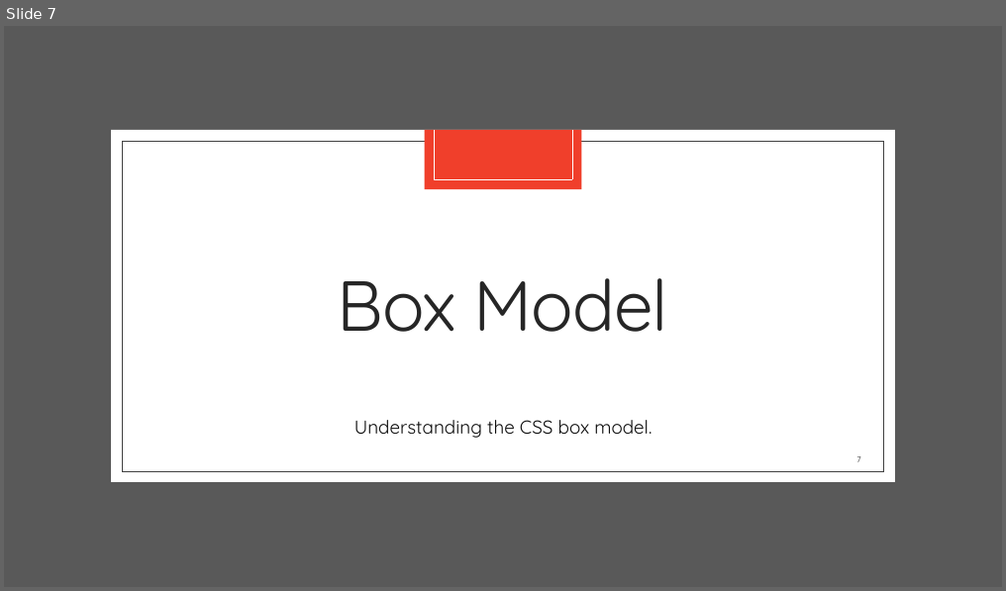
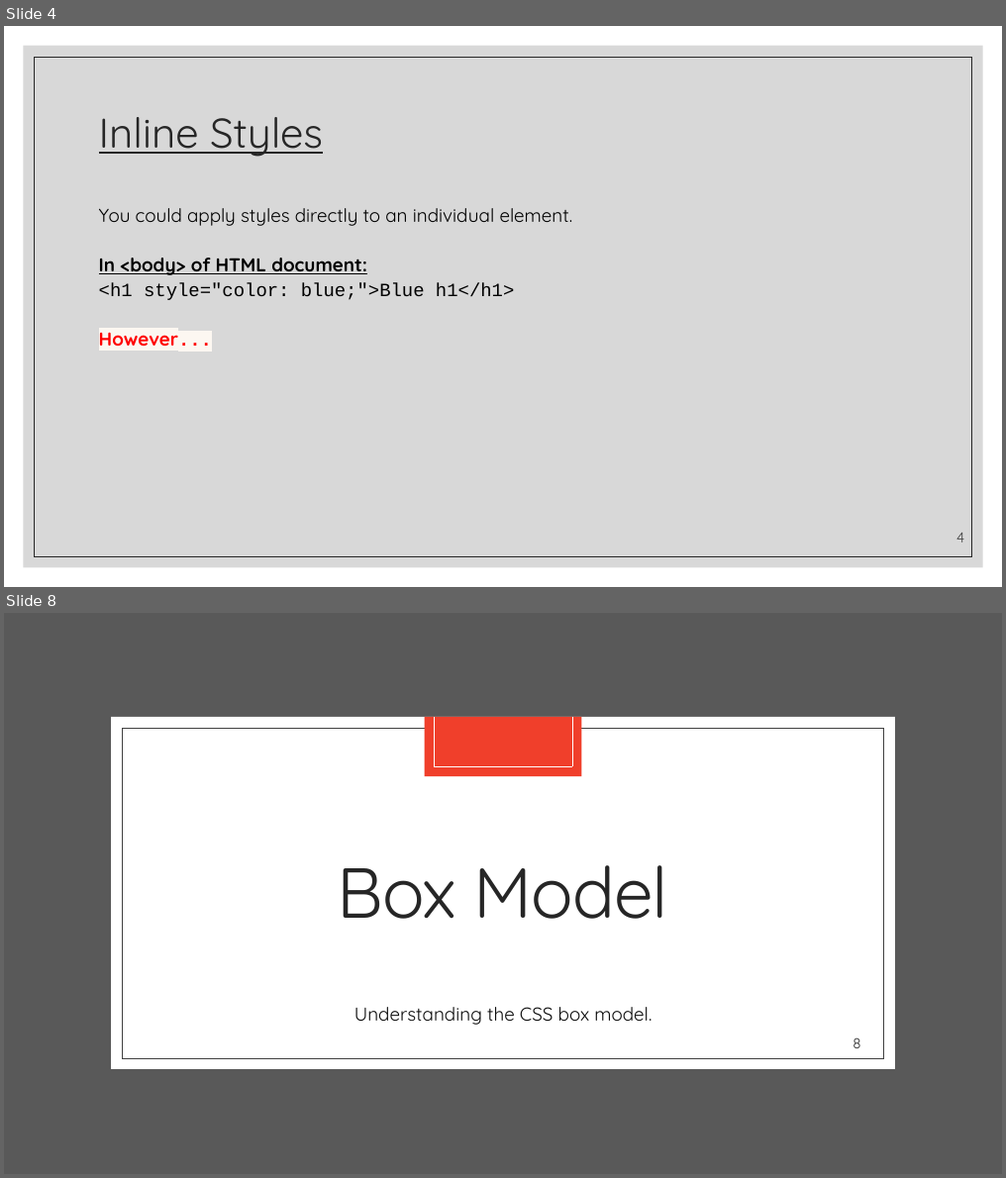
Before and after one commit to zackstotts/base-node-curriculum, a slide deck: unit_00/html_review/02 CSS.pptx. Shown one above the other, each under a label of ours: slide 7 before the commit, slides 4 and 8 after it; the slides between them are not shown. The pictures are 1006x591 and 1006x1178 pixels, drawn with LibreOffice and Linux fonts; fonts in the diff are those of the drawing. Boxes give left, top, right and bottom in pixels: in the first picture for what was removed or moved away, otherwise in the second. Text is boxed around its words. In the diff, an @@ line names an element or a change of style, - is before the commit and + after.

```diff
--- a/unit_00/html_review/02 CSS.pptx
+++ b/unit_00/html_review/02 CSS.pptx
@@ slide 4 added at box(4, 26, 1002, 587), background #FFFFFF @@
@@ rectangle added at box(24, 46, 983, 568), fill #BFBFBF at 60% opacity @@
@@ rectangle added at box(35, 57, 972, 557), outline #262626 0.5 pt @@
@@ title added at box(99, 117, 323, 157), 40 pt, text #262626, underline @@
+Inline Styles
@@ text added at box(99, 208, 573, 346), 18 pt, text #000000 @@
+You could apply styles directly to an individual element.
+In <body> of HTML document:
+<h1 style="color: blue;">Blue h1</h1>
+However...
@@ page number added at box(956, 533, 964, 543), 14 pt, text #404040 @@
+4
@@ what was slide 7 is now slide 8 @@
@@ page number at box(852, 1038, 860, 1049): text changed; size 8 to 14 pt @@
-7
+8
```
Also in this commit, not shown: 7 slides changed.
